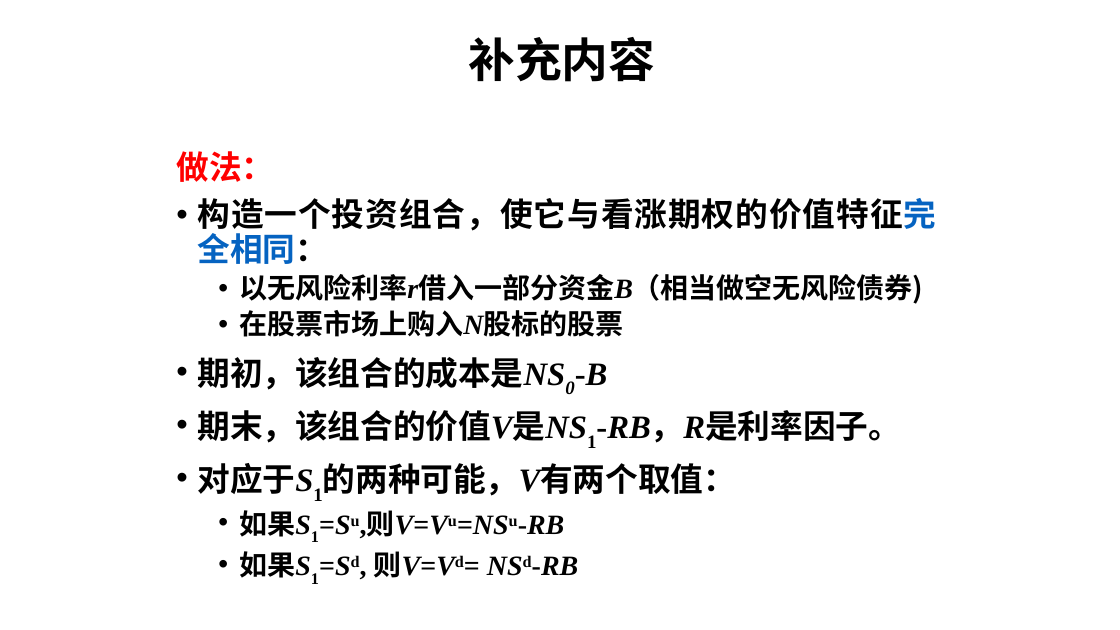
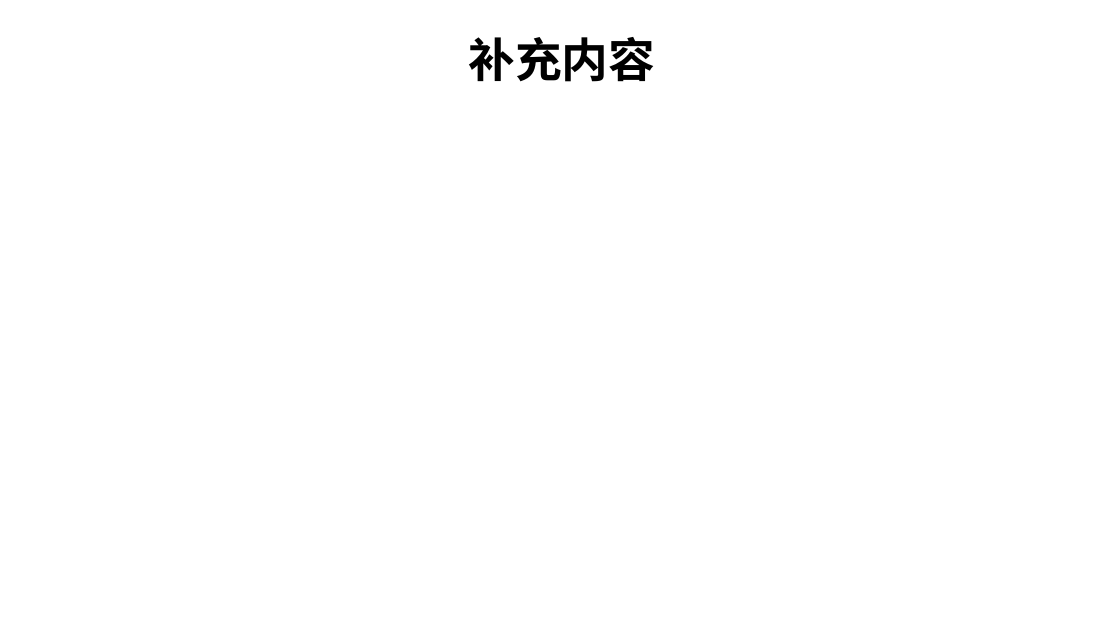
Before and after one commit to yunfengxs/my-Papers, a slide deck: slide 120 of 金工/金工一二三180(124-154不考).pptx. Drawn at 1120x630 pixels with LibreOffice and Linux fonts; fonts in the diff are those of the drawing. Boxes give left, top, right and bottom in pixels: in the first picture for what was removed or moved away, otherwise in the second. Text is boxed around its words. In the diff, an @@ line names an element or a change of style, - is before the commit and + after.

```diff
--- a/金工/金工一二三180(124-154不考).pptx
+++ b/金工/金工一二三180(124-154不考).pptx
@@ text removed at [176,151,936,578] @@
-做法：
-• 构造一个投资组合，使它与看涨期权的价值特征完全相同：
-  • 以无风险利率r借入一部分资金B（相当做空无风险债券)
-  • 在股票市场上购入N股标的股票
-• 期初，该组合的成本是NS0-B
-• 期末，该组合的价值V是NS1-RB，R是利率因子。
-• 对应于S1的两种可能，V有两个取值：
-  • 如果S1=Su,则V=Vu=NSu-RB
-  • 如果S1=Sd, 则V=Vd= NSd-RB
```
Also in this commit, not shown: 8 other slides changed, 7 other files.
